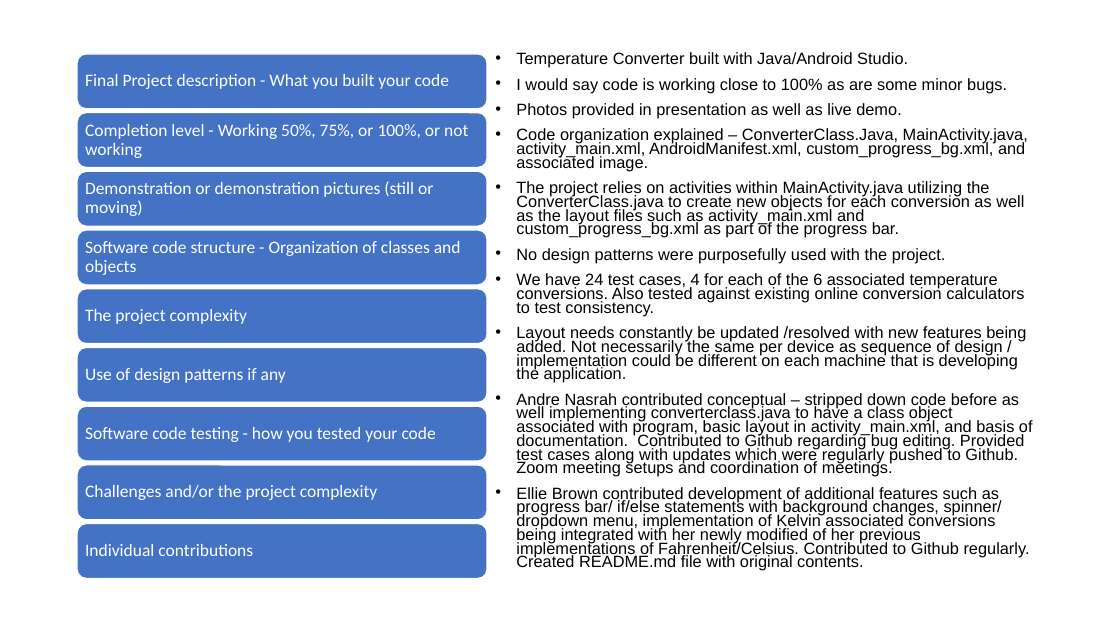
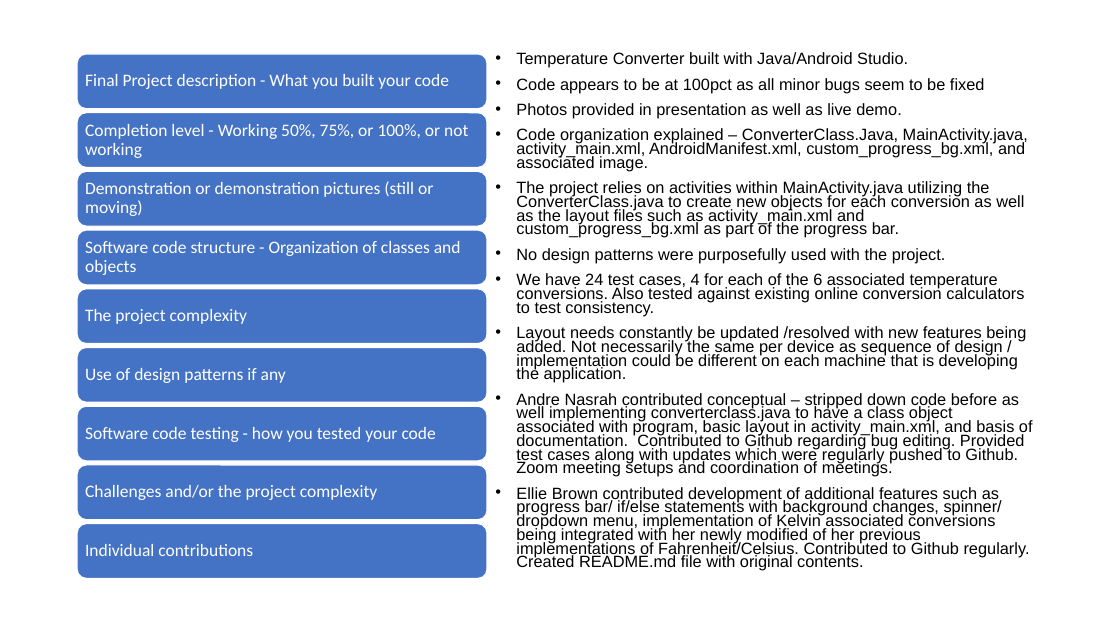
Before and after one commit to acn1008/ProjectComp730, a slide deck: slide 2 of Final Project.pptx. Drawn at 1120x630 pixels with LibreOffice and Linux fonts; fonts in the diff are those of the drawing. Boxes give left, top, right and bottom in pixels: in the first picture for what was removed or moved away, otherwise in the second. Text is boxed around its words. In the diff, an @@ line names an element or a change of style, - is before the commit and + after.

Commit message:
Add files via upload
Made very minor change on slide 2 as bugs seem to be resolved.

```diff
--- a/Final Project.pptx
+++ b/Final Project.pptx
@@ text at (x1=516, y1=78, x2=985, y2=93): text changed @@
-• I would say code is working close to 100% as are some minor bugs.
+• Code appears to be at 100pct as all minor bugs seem to be fixed
```
